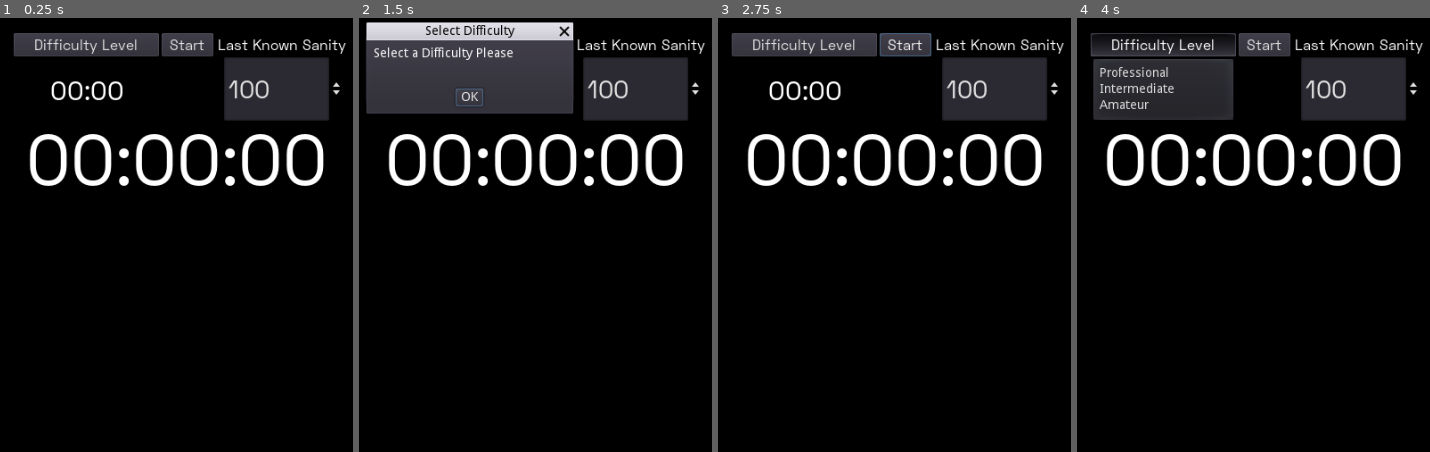
Above: before the commit, frames 1-4 (left to right).
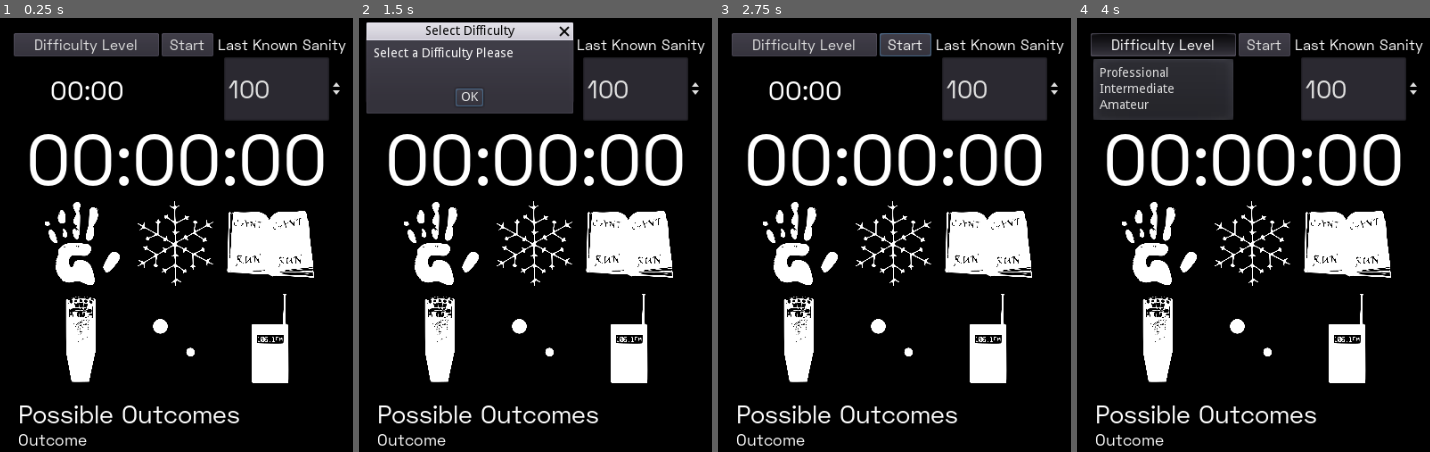
Above: after the commit, the same moments.

Repository: strainger/Archived-PhasmoHelper
Game: Godot game, scene res://PhasmoFriend.tscn
Same seed, same stepped clock (60 frames per second), same inputs: the game is played once before the commit and once after it.
Inputs:
- Up to frame 1 (0.25 s): no input
- Up to frame 2 (1.5 s): click "Start" at 0.5 s; click "Start" at 1.25 s
- Up to frame 3 (2.75 s): click "OK" at 2 s
- Up to frame 4 (4 s): click "Difficulty Level" at 2.75 s; click "Difficulty Level" at 3.5 s

The runs differ from the first frame. In frame 1, 10% of the frame differs, in the area x 5-89%, y 42-99%; in frame 2, 10%; in frame 3, 10%; in frame 4, 10%.

Commit message:
Logic added to show possible ghosts
Added all the logic needed to show possible ghosts. This doesn't show what is needed just yet.

Diff:
--- /dev/null
+++ b/Evidence.gd
@@ -0,0 +1,75 @@
+extends Node2D
+
+var items_selected = 0
+var current_items = []
+var evidence = 0
+
+const fingerprints = 1
+const freezingtemps = 2
+const book = 4
+const emf = 8
+const orbs = 16
+const spiritbox = 32
+
+const number_to_evidence_name = {
+		1: "Fingerprints",
+		2: "Freezing Temperatures",
+		4: "Ghost Writing",
+		8: "EMF Level 5",
+		16: "Ghost Orbs",
+		32: "Spiritbox"
+}
+
+const ghosts = [
+	["Banshee", emf + freezingtemps + fingerprints],
+	["Demon", freezingtemps + book + spiritbox],
+	["Jinn", emf + orbs + spiritbox],
+	["Mare", fingerprints + orbs + spiritbox],
+	["Oni", emf + book + spiritbox],
+	["Phantom", emf + freezingtemps + orbs],
+	["Poltergeist", fingerprints + orbs + spiritbox],
+	["Revenant", emf + fingerprints + book],
+	["Shade", emf + orbs + book],
+	["Spirit", fingerprints + book + spiritbox],
+	["Wraith", fingerprints + freezingtemps + spiritbox],
+	["Yurei", freezingtemps + orbs + book]
+]
+
+func index_to_evidence(index_number):
+	match index_number:
+		0:
+			return fingerprints
+		1:
+			return freezingtemps
+		2:
+			return book
+		3:
+			return emf
+		4:
+			return orbs
+		5:
+			return spiritbox
+
+func possible_outcomes():
+	var evidence_text = ""
+	print(evidence)
+	for ghost in ghosts:
+		if (ghost[1] & evidence) == evidence:
+			evidence_text += ghost[0] + "\n"
+	return evidence_text
+
+func _on_Evidence_List_item_activated(index):
+	if get_node("Evidence_List").get_item_custom_bg_color(index) == Color(0, 1, 0, 1):
+		get_node("Evidence_List").set_item_custom_bg_color(index, Color(0, 0, 0, 1))
+		items_selected -= 1
+		current_items.erase(index)
+		evidence -= index_to_evidence(index)
+		get_node("Evidence_Outcomes").text = possible_outcomes()
+	else:
+		if items_selected <= 2:
+			get_node("Evidence_List").set_item_custom_bg_color(index, Color(0, 1, 0, 1))
+			items_selected += 1
+			current_items.append(index)
+			evidence += index_to_evidence(index)
+			get_node("Evidence_Outcomes").text = possible_outcomes()
+	pass
--- a/PhasmoFriend.tscn
+++ b/PhasmoFriend.tscn
@@ -1,30 +1,53 @@
-[gd_scene load_steps=10 format=2]
+[gd_scene load_steps=23 format=2]
 
 [ext_resource path="res://Count_Timer.gd" type="Script" id=1]
+[ext_resource path="res://Evidence.gd" type="Script" id=2]
 [ext_resource path="res://Fonts/spacegrotesk/SpaceGrotesk-Regular.otf" type="DynamicFontData" id=3]
+[ext_resource path="res://Images/White/img_handprint.png" type="Texture" id=4]
+[ext_resource path="res://Images/White/img_emf.png" type="Texture" id=5]
+[ext_resource path="res://Images/White/img_orbs.png" type="Texture" id=6]
+[ext_resource path="res://Images/White/img_freezing.png" type="Texture" id=7]
+[ext_resource path="res://Images/White/img_book.png" type="Texture" id=8]
+[ext_resource path="res://Images/White/img_spiritbox.png" type="Texture" id=9]
 
 [sub_resource type="DynamicFont" id=1]
 font_data = ExtResource( 3 )
 
-[sub_resource type="DynamicFont" id=6]
+[sub_resource type="DynamicFont" id=2]
 size = 28
 font_data = ExtResource( 3 )
 
-[sub_resource type="Theme" id=7]
-default_font = SubResource( 6 )
+[sub_resource type="Theme" id=3]
+default_font = SubResource( 2 )
 
-[sub_resource type="DynamicFont" id=2]
+[sub_resource type="DynamicFont" id=4]
 size = 30
 font_data = ExtResource( 3 )
 
-[sub_resource type="DynamicFont" id=3]
+[sub_resource type="DynamicFont" id=5]
 font_data = ExtResource( 3 )
 
-[sub_resource type="DynamicFont" id=4]
+[sub_resource type="DynamicFont" id=6]
 font_data = ExtResource( 3 )
 
-[sub_resource type="DynamicFont" id=5]
+[sub_resource type="DynamicFont" id=7]
 size = 80
+font_data = ExtResource( 3 )
+
+[sub_resource type="StyleBoxEmpty" id=8]
+
+[sub_resource type="StyleBoxEmpty" id=9]
+
+[sub_resource type="StyleBoxEmpty" id=10]
+
+[sub_resource type="StyleBoxEmpty" id=11]
+
+[sub_resource type="DynamicFont" id=12]
+size = 18
+font_data = ExtResource( 3 )
+
+[sub_resource type="DynamicFont" id=13]
+size = 28
 font_data = ExtResource( 3 )
 
 [node name="PhasmoFriend" type="Node2D"]
@@ -111,11 +134,62 @@
 margin_top = 108.0
 margin_right = 410.0
 margin_bottom = 208.0
-custom_fonts/normal_font = SubResource( 5 )
+custom_fonts/normal_font = SubResource( 7 )
 text = "00:00:00"
+__meta__ = {
+"_edit_use_anchors_": false
+}
+
+[node name="Evidence" type="Node2D" parent="Main Screen"]
+script = ExtResource( 2 )
+
+[node name="Evidence_List" type="ItemList" parent="Main Screen/Evidence"]
+anchor_left = 0.5
+anchor_top = 0.5
+anchor_right = 0.5
+anchor_bottom = 0.5
+margin_left = 45.0
+margin_top = 202.0
+margin_right = 381.0
+margin_bottom = 440.0
+custom_styles/selected_focus = SubResource( 8 )
+custom_styles/bg_focus = SubResource( 9 )
+custom_styles/selected = SubResource( 10 )
+custom_styles/bg = SubResource( 11 )
+items = [ "", ExtResource( 4 ), false, "", ExtResource( 7 ), false, "", ExtResource( 8 ), false, "", ExtResource( 5 ), false, "", ExtResource( 6 ), false, "", ExtResource( 9 ), false ]
+select_mode = 1
+allow_reselect = true
+max_columns = 3
+same_column_width = true
+icon_mode = 0
+icon_scale = 0.2
+__meta__ = {
+"_edit_use_anchors_": false
+}
+
+[node name="Evidence_Outcomes" type="RichTextLabel" parent="Main Screen/Evidence"]
+margin_left = 25.63
+margin_top = 461.37
+margin_right = 386.63
+margin_bottom = 877.37
+custom_fonts/normal_font = SubResource( 12 )
+text = "Outcome"
+__meta__ = {
+"_edit_use_anchors_": false,
+"_editor_description_": ""
+}
+
+[node name="Evidence_Label" type="Label" parent="Main Screen/Evidence"]
+margin_left = 26.0
+margin_top = 426.0
+margin_right = 275.0
+margin_bottom = 461.0
+custom_fonts/font = SubResource( 13 )
+text = "Possible Outcomes"
 __meta__ = {
 "_edit_use_anchors_": false
 }
 [connection signal="timeout" from="Main Screen/Count/CountDown_Timer" to="Main Screen/Count" method="_on_CountDown_Timer_timeout"]
 [connection signal="pressed" from="Main Screen/Count/CountDown_Start" to="Main Screen/Count" method="_on_CountDown_Start_pressed"]
 [connection signal="timeout" from="Main Screen/Count/CountUp_Timer" to="Main Screen/Count" method="_on_CountUp_Timer_timeout"]
+[connection signal="item_activated" from="Main Screen/Evidence/Evidence_List" to="Main Screen/Evidence" method="_on_Evidence_List_item_activated"]
Binary file added: Images/Black/img_book.png
Not shown, added: Images/Black/img_book.png.import
Binary file added: Images/Black/img_emf.png
Not shown, added: Images/Black/img_emf.png.import
Binary file added: Images/Black/img_freezing.png
Not shown, added: Images/Black/img_freezing.png.import
Binary file added: Images/Black/img_handprint.png
Not shown, added: Images/Black/img_handprint.png.import
Binary file added: Images/Black/img_orbs.png
Not shown, added: Images/Black/img_orbs.png.import
Binary file added: Images/Black/img_spiritbox.png
Not shown, added: Images/Black/img_spiritbox.png.import
(and 25 more such lines)
